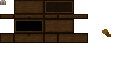
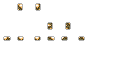
Revision of a layered 128×64 image; what changed, layer by layer:
added layer "Layer 57" (30%) above "Layer 56" over (x1=3, y1=3, x2=85, y2=41)
added layer "Layer 56" above "Layer 21" over (x1=4, y1=4, x2=84, y2=40)
hid "Layer 21" over (x1=0, y1=0, x2=88, y2=36)
hid "Layer 9" over (x1=16, y1=2, x2=72, y2=37)
hid "Layer 8" over (x1=0, y1=0, x2=111, y2=43)
hid "Layer 48" over (x1=0, y1=0, x2=88, y2=43)
hid "Layer 37" over (x1=0, y1=0, x2=88, y2=43)
hid "Layer 30" over (x1=0, y1=0, x2=88, y2=43)
hid "Layer 0" over (x1=0, y1=0, x2=88, y2=43)
